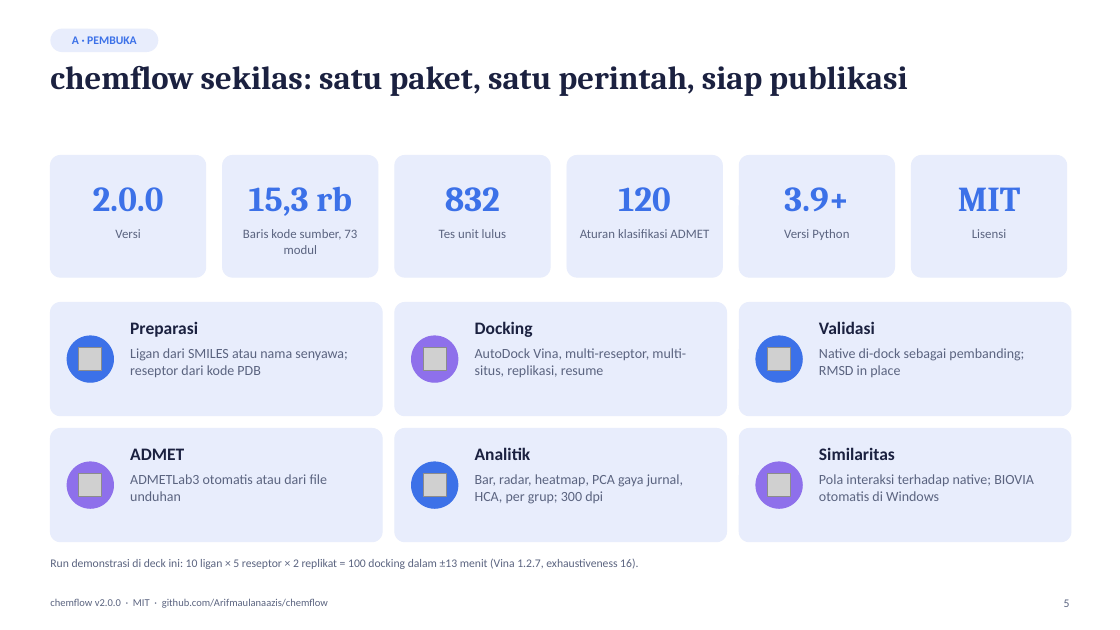
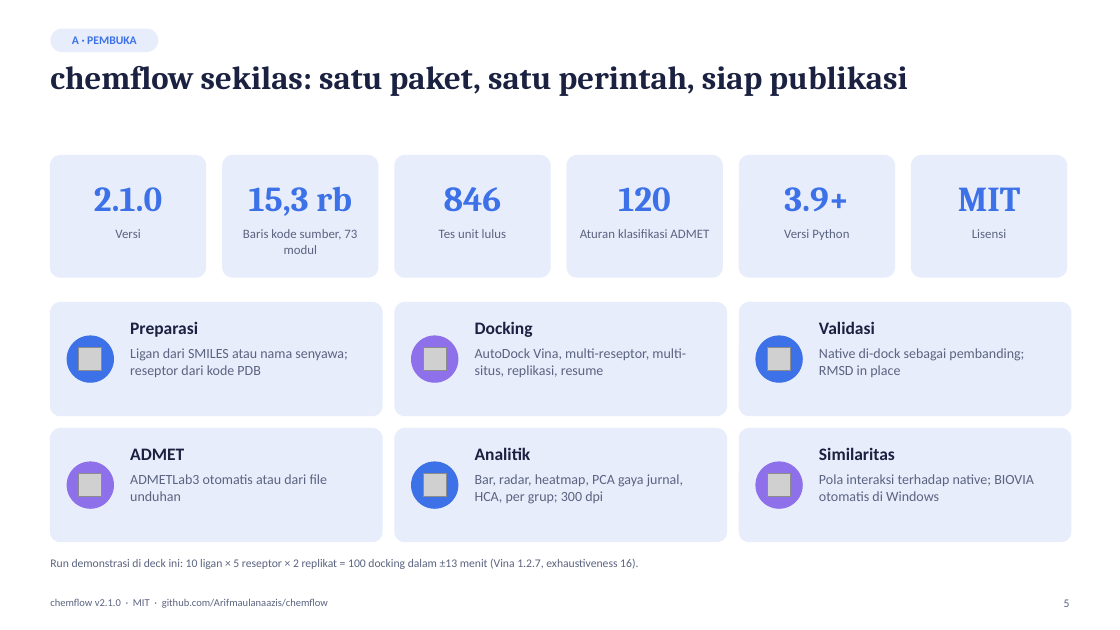
Before and after one commit to Arifmaulanaazis/chemflow, a slide deck: slide 5 of chemflow.pptx. Drawn at 1120x630 pixels with LibreOffice and Linux fonts; fonts in the diff are those of the drawing; grey boxes stand for pictures. Boxes give left, top, right and bottom in pixels: in the first picture for what was removed or moved away, otherwise in the second. Text is boxed around its words. In the diff, an @@ line names an element or a change of style, - is before the commit and + after.

```diff
--- a/chemflow.pptx
+++ b/chemflow.pptx
@@ text at bbox=[94, 187, 162, 211]: text changed @@
-2.0.0
+2.1.0
@@ text at bbox=[444, 187, 502, 212]: text changed @@
-832
+846
@@ text at bbox=[50, 598, 328, 608]: text changed @@
-chemflow v2.0.0 · MIT · github.com/Arifmaulanaazis/chemflow
+chemflow v2.1.0 · MIT · github.com/Arifmaulanaazis/chemflow
```
Also in this commit, not shown: 46 other slides changed, 3 slides added, 21 other files.
